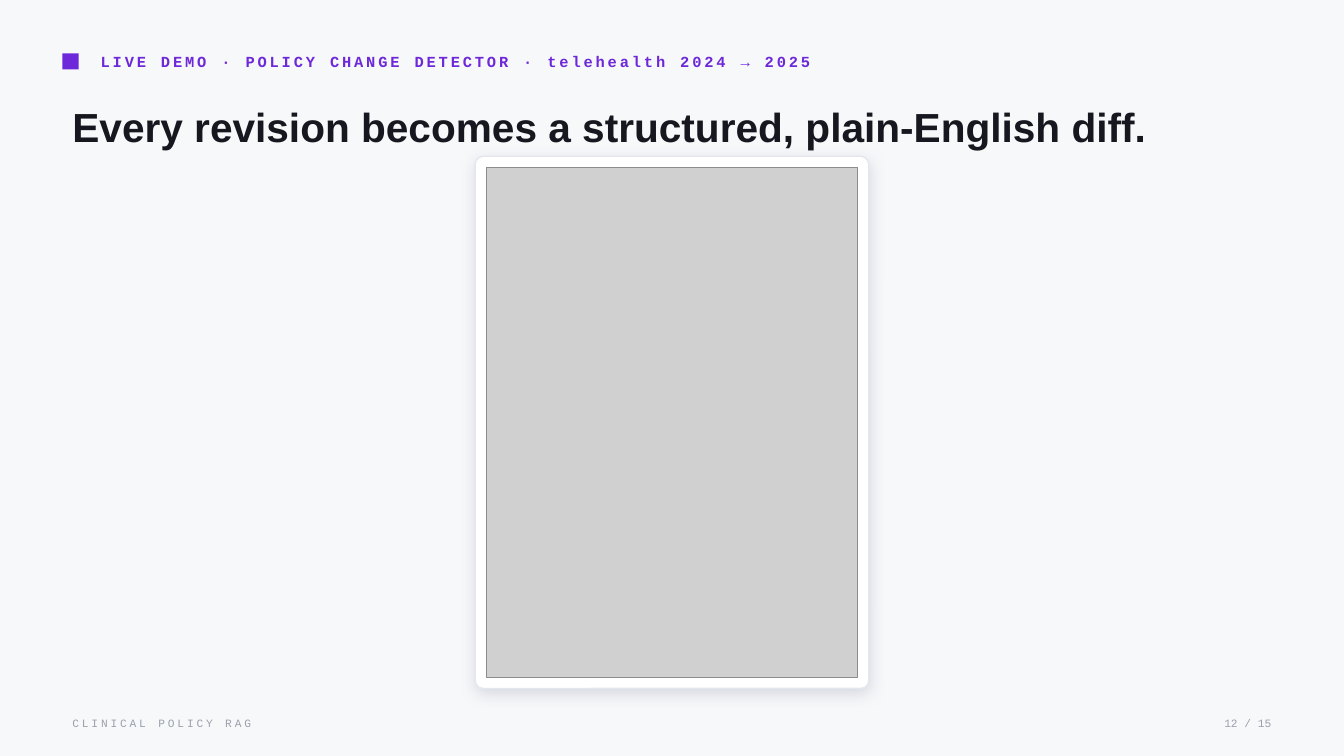
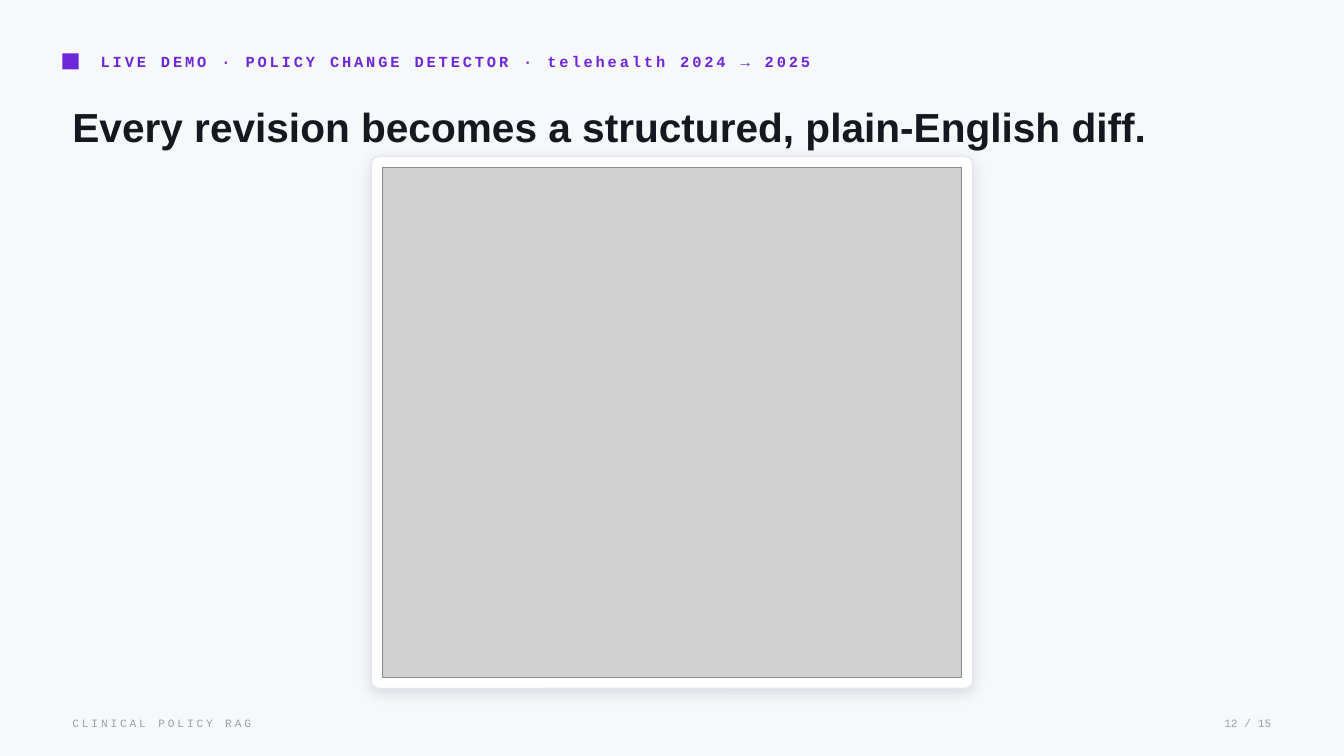
Before and after one commit to Iyman-Ahmed/clinical-rag-poc, a slide deck: slide 12 of presentation/Clinical_Policy_RAG.pptx. Drawn at 1344x756 pixels with LibreOffice and Linux fonts; fonts in the diff are those of the drawing; grey boxes stand for pictures. Boxes give left, top, right and bottom in pixels: in the first picture for what was removed or moved away, otherwise in the second. Text is boxed around its words. In the diff, an @@ line names an element or a change of style, - is before the commit and + after.

```diff
--- a/presentation/Clinical_Policy_RAG.pptx
+++ b/presentation/Clinical_Policy_RAG.pptx
@@ rounded rectangle: place and size @@
-rounded rectangle at box(475, 156, 869, 689)
+rounded rectangle at box(371, 156, 973, 689)
@@ rounded rectangle at box(371, 156, 973, 689): proportions changed @@
@@ picture: place and size @@
-picture at box(486, 167, 858, 678)
+picture at box(382, 167, 962, 678)
```
Also in this commit, not shown: 2 other files.
